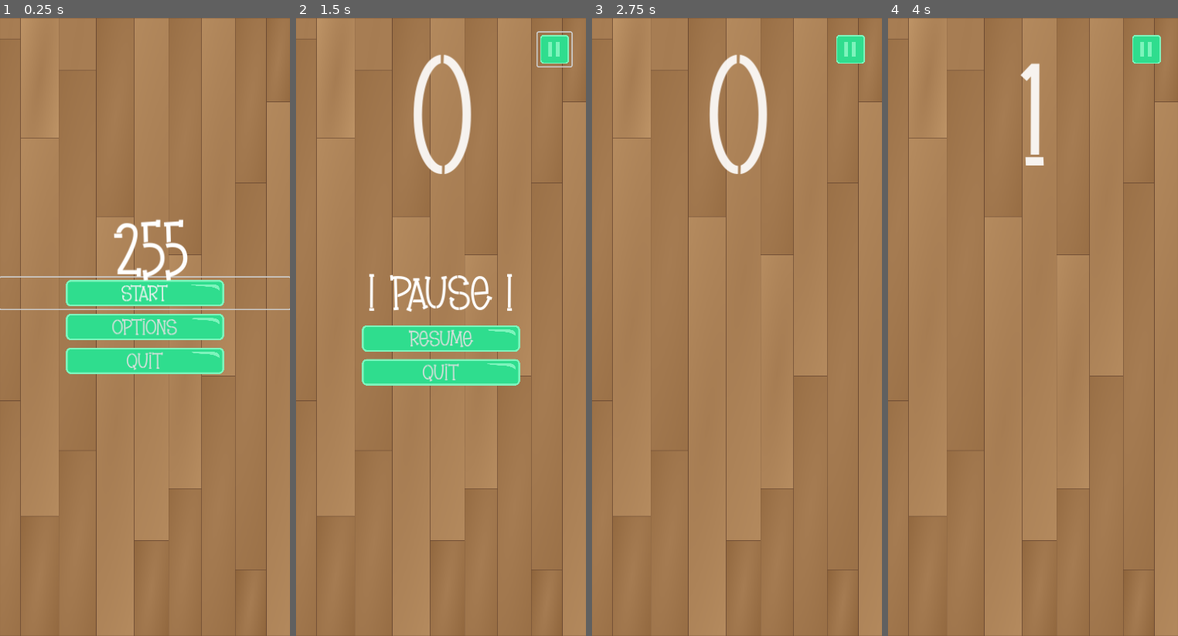
Above: before the commit, frames 1-4 (left to right).
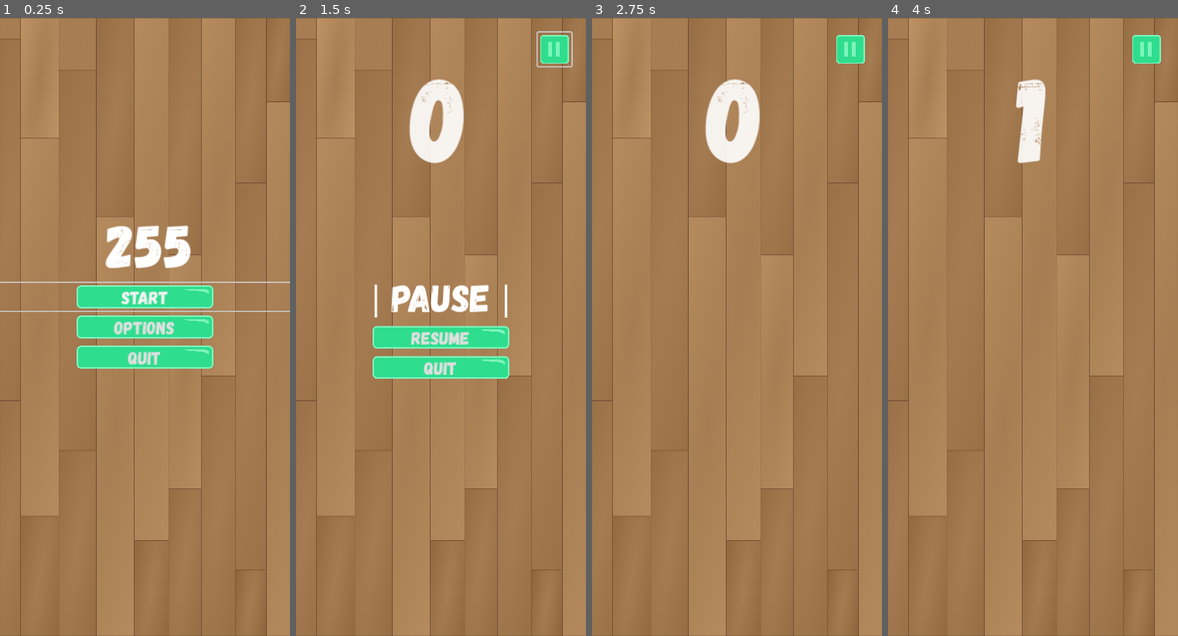
Above: after the commit, the same moments.

Repository: strbtrfll/slumak
Game: Godot game, scene res://Сцени інтерфейсу/Menu.tscn
Same seed, same stepped clock (60 frames per second), same inputs: the game is played once before the commit and once after it.
Inputs (mouse positions are in pixels of both pictures, inside the frame that each line leads up to):
- Up to frame 1 (0.25 s): no input
- Up to frame 2 (1.5 s): click "Start" at 0.5 s; click (554, 48) at 1.25 s
- Up to frame 3 (2.75 s): click "Resume" at 2 s
- Up to frame 4 (4 s): tap Enter at 2.75 s; move the mouse to (1096, 296) at 2.77 s; click (1096, 296) at 2.92 s; move the mouse to (1163, 191) at 3.52 s; click (1163, 191) at 3.67 s

The runs differ from the first frame. In frame 1, 6.7% of the frame differs, in the area x 0-100%, y 32-58%; in frame 2, 6.9%, in the area x 22-78%, y 5-60%; in frame 3, 2.5%; in frame 4, 1.0%.

Commit message:
Texture

Diff:
--- a/Сцени інтерфейсу/Menu.tscn
+++ b/Сцени інтерфейсу/Menu.tscn
@@ -1,10 +1,9 @@
-[gd_scene load_steps=9 format=3 uid="uid://2q57rululc6n"]
+[gd_scene load_steps=8 format=3 uid="uid://2q57rululc6n"]
 
 [ext_resource type="Script" path="res://Сцени інтерфейсу/Menu.gd" id="1_npgut"]
 [ext_resource type="Script" path="res://Сцени інтерфейсу/HighScore.gd" id="2_1armb"]
-[ext_resource type="FontFile" uid="uid://bewt3623l6cbf" path="res://art/Gagalin-Regular.otf" id="2_h5yng"]
+[ext_resource type="FontFile" uid="uid://bewt3623l6cbf" path="res://art/BG/Gagalin-Regular.otf" id="2_h5yng"]
 [ext_resource type="Texture2D" uid="uid://653kq8pt411w" path="res://art/BG/pol.png" id="2_ruhv4"]
-[ext_resource type="FontFile" uid="uid://d01ve0kjmxkw" path="res://art/BG/Brownie Stencil.woff" id="3_3onrs"]
 [ext_resource type="Texture2D" uid="uid://c5cbhgiqywucu" path="res://art/menu.png" id="4_rfpqi"]
 [ext_resource type="Texture2D" uid="uid://4esr6ilr7pjy" path="res://art/UI/back.png" id="5_wnmy6"]
 [ext_resource type="PackedScene" uid="uid://ces00klq1ru2j" path="res://Audio/SFX/UI/ui_audio.tscn" id="8_ak3d0"]
@@ -46,7 +45,7 @@
 [node name="StartButton" type="Button" parent="VBoxContainer"]
 layout_mode = 2
 focus_neighbor_top = NodePath("../QuitButton")
-theme_override_fonts/font = ExtResource("3_3onrs")
+theme_override_fonts/font = ExtResource("2_h5yng")
 theme_override_font_sizes/font_size = 30
 text = "Start"
 icon = ExtResource("4_rfpqi")
@@ -56,7 +55,7 @@
 
 [node name="OptionButton" type="Button" parent="VBoxContainer"]
 layout_mode = 2
-theme_override_fonts/font = ExtResource("3_3onrs")
+theme_override_fonts/font = ExtResource("2_h5yng")
 theme_override_font_sizes/font_size = 30
 text = "Options"
 icon = ExtResource("4_rfpqi")
@@ -67,7 +66,7 @@
 [node name="QuitButton" type="Button" parent="VBoxContainer"]
 layout_mode = 2
 focus_neighbor_bottom = NodePath("../StartButton")
-theme_override_fonts/font = ExtResource("3_3onrs")
+theme_override_fonts/font = ExtResource("2_h5yng")
 theme_override_font_sizes/font_size = 30
 text = "Quit"
 icon = ExtResource("4_rfpqi")
@@ -170,12 +169,12 @@
 anchor_right = 0.5
 anchor_bottom = 0.5
 offset_left = -48.0
-offset_top = -191.5
+offset_top = -207.5
 offset_right = 64.0
-offset_bottom = -63.5
+offset_bottom = -67.5
 grow_horizontal = 2
 grow_vertical = 2
-theme_override_fonts/font = ExtResource("3_3onrs")
+theme_override_fonts/font = ExtResource("2_h5yng")
 theme_override_font_sizes/font_size = 100
 text = "0"
 horizontal_alignment = 1
--- a/Сцени інтерфейсу/death_menu.tscn
+++ b/Сцени інтерфейсу/death_menu.tscn
@@ -2,7 +2,7 @@
 
 [ext_resource type="Script" path="res://Сцени інтерфейсу/death_menu.gd" id="1_0ui12"]
 [ext_resource type="Texture2D" uid="uid://653kq8pt411w" path="res://art/BG/pol.png" id="2_r8ov7"]
-[ext_resource type="FontFile" uid="uid://d01ve0kjmxkw" path="res://art/BG/Brownie Stencil.woff" id="3_rowdn"]
+[ext_resource type="FontFile" uid="uid://bewt3623l6cbf" path="res://art/BG/Gagalin-Regular.otf" id="3_kcaxi"]
 [ext_resource type="Texture2D" uid="uid://c5cbhgiqywucu" path="res://art/menu.png" id="4_ue63h"]
 [ext_resource type="PackedScene" uid="uid://ces00klq1ru2j" path="res://Audio/SFX/UI/ui_audio.tscn" id="5_m4nhs"]
 
@@ -30,7 +30,7 @@
 
 [node name="GameOver" type="Label" parent="VBoxContainer"]
 layout_mode = 2
-theme_override_fonts/font = ExtResource("3_rowdn")
+theme_override_fonts/font = ExtResource("3_kcaxi")
 theme_override_font_sizes/font_size = 64
 text = "Game over :("
 horizontal_alignment = 1
@@ -38,7 +38,7 @@
 
 [node name="Score" type="Label" parent="VBoxContainer"]
 layout_mode = 2
-theme_override_fonts/font = ExtResource("3_rowdn")
+theme_override_fonts/font = ExtResource("3_kcaxi")
 theme_override_font_sizes/font_size = 30
 text = "Top score: %s
 Current score: %s"
@@ -46,7 +46,7 @@
 
 [node name="RestartButton" type="Button" parent="VBoxContainer"]
 layout_mode = 2
-theme_override_fonts/font = ExtResource("3_rowdn")
+theme_override_fonts/font = ExtResource("3_kcaxi")
 theme_override_font_sizes/font_size = 30
 text = "Restart"
 icon = ExtResource("4_ue63h")
@@ -56,7 +56,7 @@
 
 [node name="QuitButton" type="Button" parent="VBoxContainer"]
 layout_mode = 2
-theme_override_fonts/font = ExtResource("3_rowdn")
+theme_override_fonts/font = ExtResource("3_kcaxi")
 theme_override_font_sizes/font_size = 30
 text = "Main Menu"
 icon = ExtResource("4_ue63h")
--- a/Сцени інтерфейсу/hud.tscn
+++ b/Сцени інтерфейсу/hud.tscn
@@ -1,6 +1,6 @@
 [gd_scene load_steps=2 format=3 uid="uid://c8v0gu0452u1t"]
 
-[ext_resource type="FontFile" uid="uid://d01ve0kjmxkw" path="res://art/BG/Brownie Stencil.woff" id="1_5oi7d"]
+[ext_resource type="FontFile" uid="uid://bewt3623l6cbf" path="res://art/BG/Gagalin-Regular.otf" id="1_7qvup"]
 
 [node name="HUD" type="CanvasLayer"]
 layer = 0
@@ -20,7 +20,7 @@
 offset_bottom = -192.0
 grow_horizontal = 2
 grow_vertical = 2
-theme_override_fonts/font = ExtResource("1_5oi7d")
+theme_override_fonts/font = ExtResource("1_7qvup")
 theme_override_font_sizes/font_size = 200
 text = "0"
 horizontal_alignment = 1
--- a/Сцени інтерфейсу/pause_menu.tscn
+++ b/Сцени інтерфейсу/pause_menu.tscn
@@ -1,7 +1,7 @@
 [gd_scene load_steps=5 format=3 uid="uid://cec7ypqolpytf"]
 
 [ext_resource type="Script" path="res://Сцени інтерфейсу/pause_menu.gd" id="1_25iu8"]
-[ext_resource type="FontFile" uid="uid://d01ve0kjmxkw" path="res://art/BG/Brownie Stencil.woff" id="2_5radl"]
+[ext_resource type="FontFile" uid="uid://bewt3623l6cbf" path="res://art/BG/Gagalin-Regular.otf" id="2_7s507"]
 [ext_resource type="Texture2D" uid="uid://c5cbhgiqywucu" path="res://art/menu.png" id="3_keq5i"]
 [ext_resource type="PackedScene" uid="uid://ces00klq1ru2j" path="res://Audio/SFX/UI/ui_audio.tscn" id="4_6pvvf"]
 
@@ -32,7 +32,7 @@
 
 [node name="Label" type="Label" parent="VBoxContainer"]
 layout_mode = 2
-theme_override_fonts/font = ExtResource("2_5radl")
+theme_override_fonts/font = ExtResource("2_7s507")
 theme_override_font_sizes/font_size = 64
 text = "| PAUSE |"
 horizontal_alignment = 1
@@ -40,7 +40,7 @@
 
 [node name="ResumeButton" type="Button" parent="VBoxContainer"]
 layout_mode = 2
-theme_override_fonts/font = ExtResource("2_5radl")
+theme_override_fonts/font = ExtResource("2_7s507")
 theme_override_font_sizes/font_size = 30
 text = "Resume"
 icon = ExtResource("3_keq5i")
@@ -50,7 +50,7 @@
 
 [node name="QuitButton" type="Button" parent="VBoxContainer"]
 layout_mode = 2
-theme_override_fonts/font = ExtResource("2_5radl")
+theme_override_fonts/font = ExtResource("2_7s507")
 theme_override_font_sizes/font_size = 30
 text = "Quit"
 icon = ExtResource("3_keq5i")
Renamed: art/Gagalin-Regular.otf -> art/BG/Gagalin-Regular.otf
Not shown, changed: art/BG/Gagalin-Regular.otf.import
